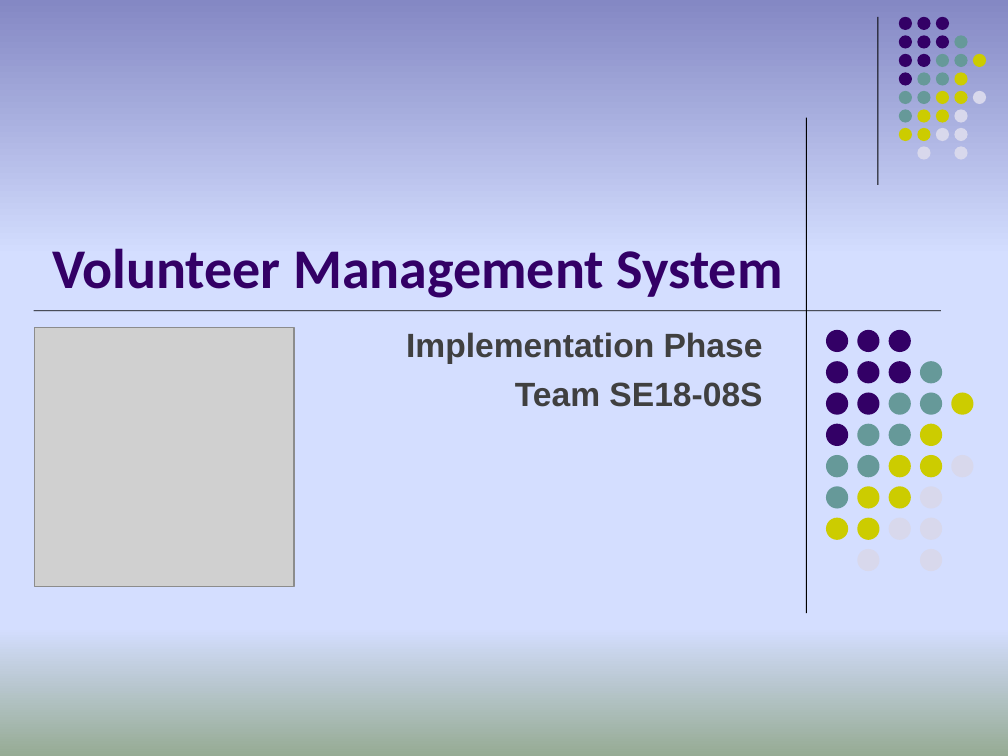
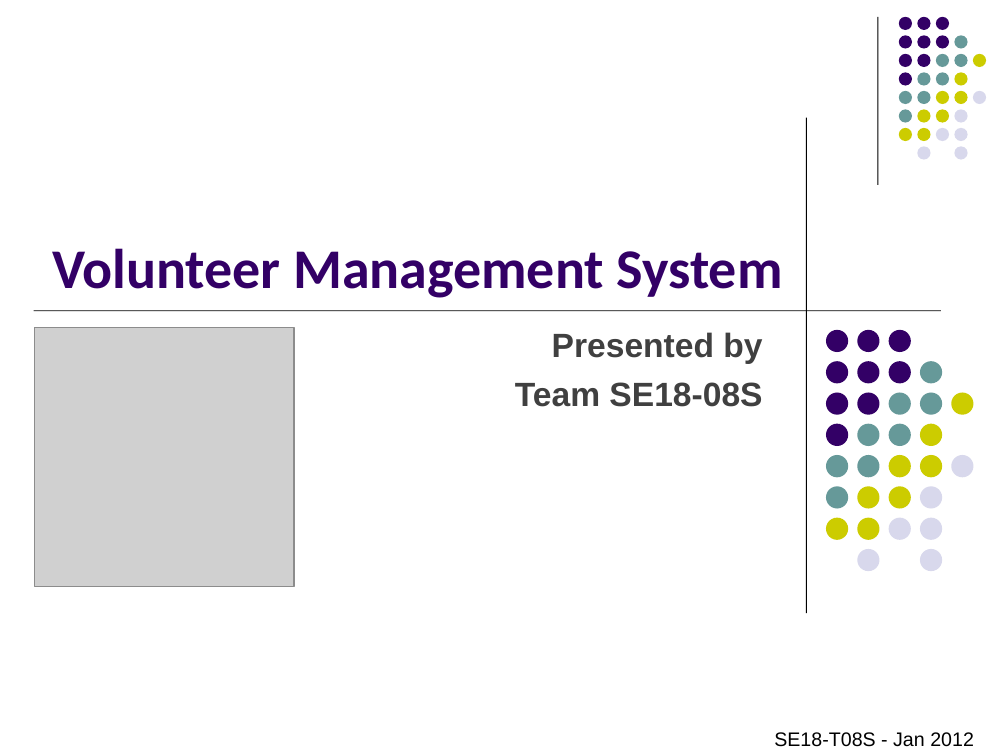
Before and after one commit to imireasa/mtech-se18-t08s, a slide deck: slide 1 of docs/W-9 Working Document/W-9.3 Presentation Slides/Phase 3/vms_presentation_3_v0.1.pptx. Drawn at 1008x756 pixels with LibreOffice and Linux fonts; fonts in the diff are those of the drawing; grey boxes stand for pictures. Boxes give left, top, right and bottom in pixels: in the first picture for what was removed or moved away, otherwise in the second. Text is boxed around its words. In the diff, an @@ line names an element or a change of style, - is before the commit and + after.

Commit message:
Phase 3 presentation release v0.1

```diff
--- a/docs/W-9 Working Document/W-9.3 Presentation Slides/Phase 3/vms_presentation_3_v0.1.pptx
+++ b/docs/W-9 Working Document/W-9.3 Presentation Slides/Phase 3/vms_presentation_3_v0.1.pptx
@@ background gradient #8488C4 to #D4DEFF to #96AB94 to #FFFFFF @@
@@ subtitle at bbox=[552, 332, 762, 364]: text changed @@
-Implementation Phase
+Presented by
@@ text added at bbox=[774, 732, 974, 747], 14 pt, text #000000 @@
+SE18-T08S - Jan 2012
```
Also in this commit, not shown: 9 other slides changed, 17 slides added, 20 slides removed.
